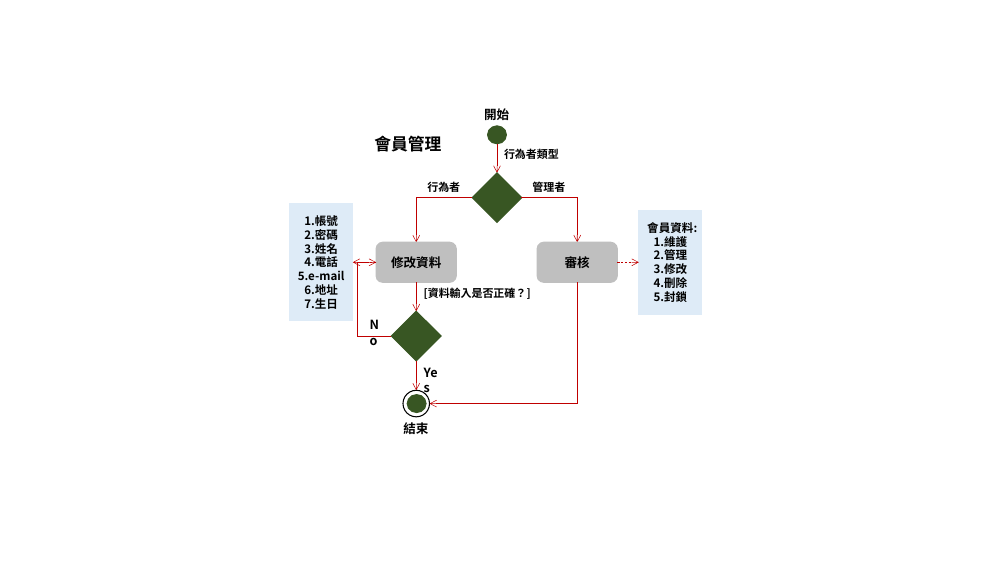
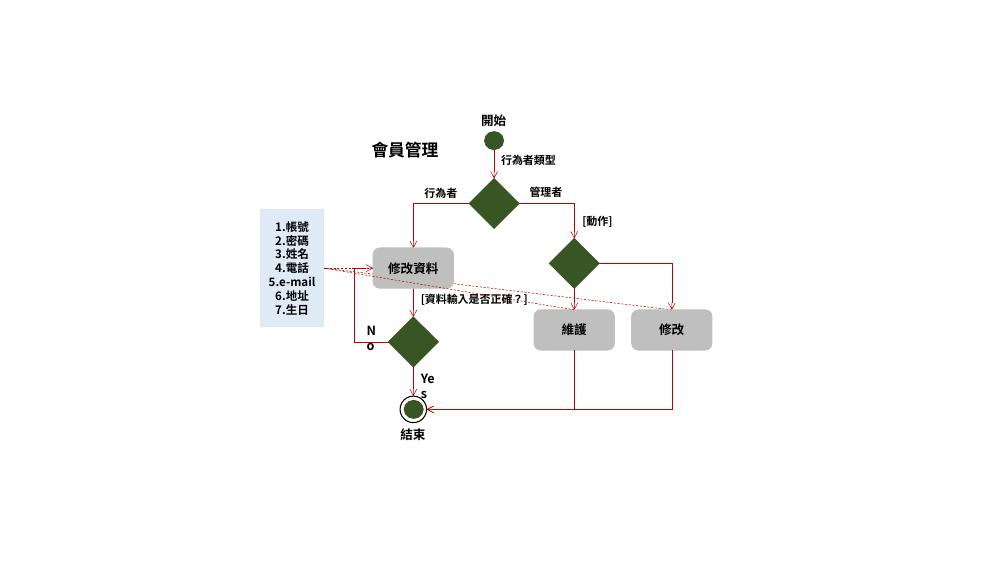
Before and after one commit to gnshiun/WebProject, a slide deck: slide 3 of 02_活動圖/活動圖-蔡.pptx. Drawn at 1008x567 pixels with LibreOffice and Linux fonts; fonts in the diff are those of the drawing. Boxes give left, top, right and bottom in pixels: in the first picture for what was removed or moved away, otherwise in the second. Text is boxed around its words. In the diff, an @@ line names an element or a change of style, - is before the commit and + after.

Commit message:
修改活動圖

```diff
--- a/02_活動圖/活動圖-蔡.pptx
+++ b/02_活動圖/活動圖-蔡.pptx
@@ arrow moved from (497, 144) - (497, 173) to (495, 150) - (495, 178) @@
@@ rectangle "1.帳號": place and size @@
-rectangle "1.帳號" at (290,204,353,321)
+rectangle "1.帳號" at (261,209,324,327)
@@ elbow arrow moved from (522, 197) - (578, 242) to (519, 203) - (575, 239) @@
@@ text "管理者": place and size @@
-text "管理者" at (532,179,565,194)
+text "管理者" at (530,185,563,200)
@@ rectangle removed at (639,210,702,314) @@
-會員資料:
-1.維護
-2.管理
-3.修改
-4.刪除
-5.封鎖
@@ arrow moved from (377, 262) - (353, 262) to (374, 268) - (324, 268) @@
@@ arrow (374, 268) - (324, 268): arrow to line @@
@@ arrow moved from (618, 262) - (639, 262) to (672, 310) - (324, 268) @@
@@ arrow (672, 310) - (324, 268): arrow to line @@
@@ rounded rectangle removed at (538,242,618,282) @@
-審核
@@ 8 texts, 3 ellipses, 2 diamonds, 2 arrows, 2 elbow arrows, 1 rounded rectangle: place and size @@
-8 texts, 3 ellipses, 2 diamonds, 2 arrows, 2 elbow arrows, 1 rounded rectangle at (358,106,559,434)
+8 texts, 3 ellipses, 2 diamonds, 2 arrows, 2 elbow arrows, 1 rounded rectangle at (355,111,556,440)
@@ elbow arrow moved from (578, 282) - (430, 404) to (575, 350) - (426, 410) @@
@@ group added at (324,216,712,410): 2 rounded rectangles, 2 elbow arrows, 1 diamond, 1 text, 1 arrow, 1 line @@
+[動作]
+維護
+修改
```
Also in this commit, not shown: 2 other slides changed.
